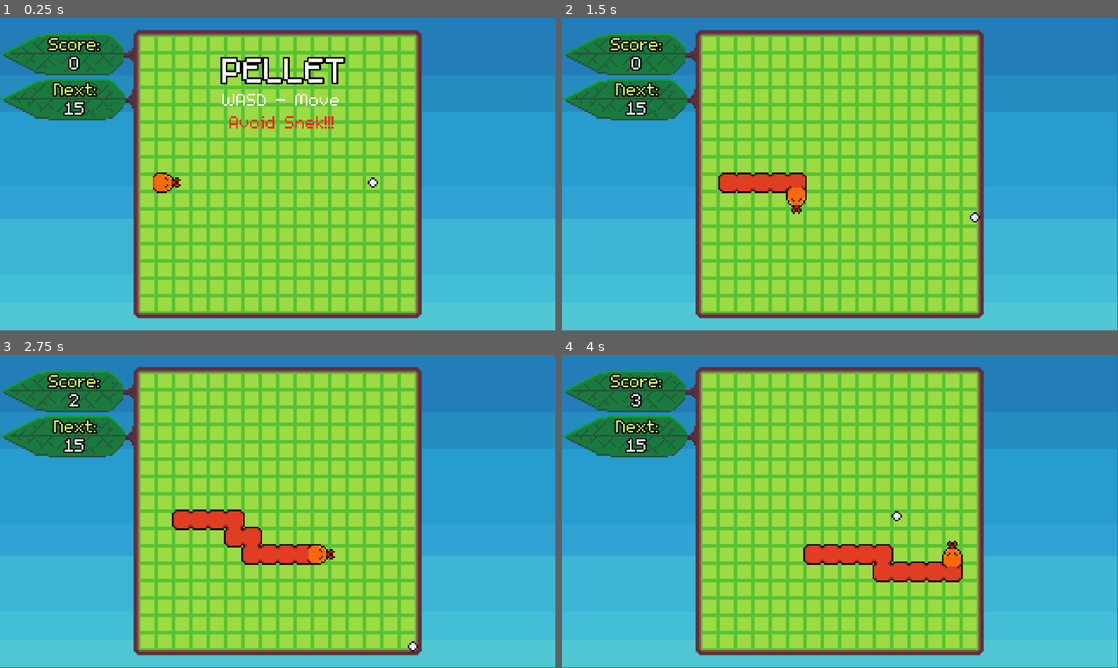
Above: before the commit, frames 1-4 (two rows, left to right).
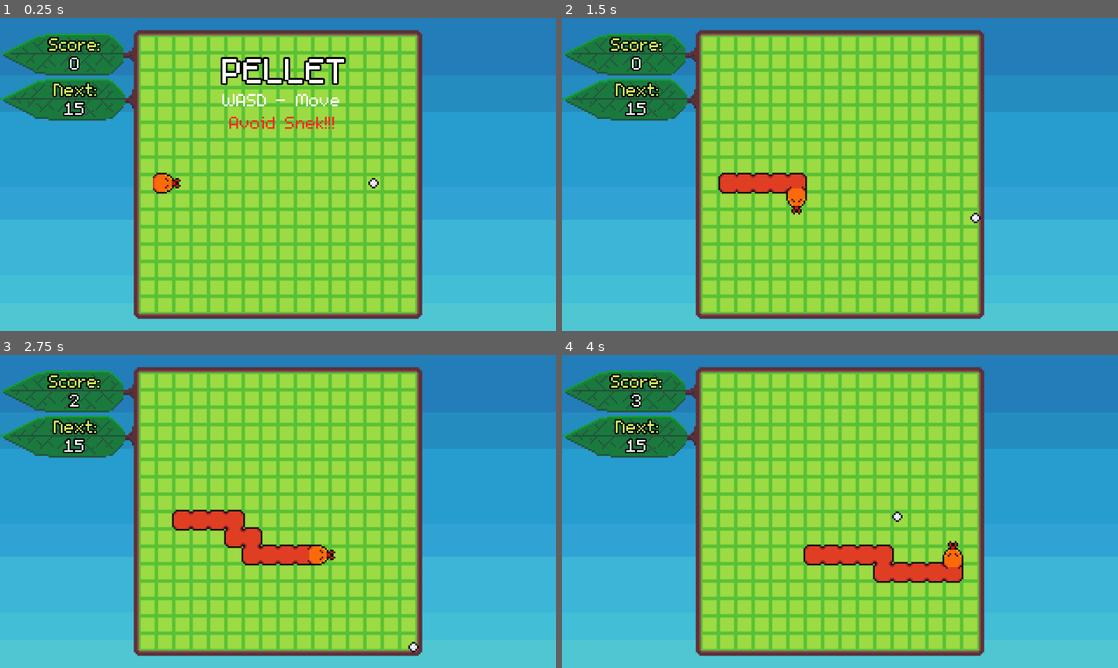
Above: after the commit, the same moments.

Repository: bdunko/Pellet
Game: Godot game, scene res://main.tscn
Same seed, same stepped clock (60 frames per second), same inputs: the game is played once before the commit and once after it.
Inputs:
- Up to frame 1 (0.25 s): no input
- Up to frame 2 (1.5 s): tap Enter at 0.5 s; hold D (right) 0.53-1.28 s; hold S (down) from 1.28 s (still down)
- Up to frame 3 (2.75 s): release S (down) at 2.03 s; hold D (right) from 2.03 s (still down)
- Up to frame 4 (4 s): release D (right) at 2.78 s; hold W (up) 2.78-3.53 s; hold A (left) from 3.53 s (still down)
In our replay, the window is 799x449 before the commit and 800x450 after it. These sizes can differ from the game's own. Grey fills any space a smaller window leaves; there, only what the larger window draws over its background counts as a difference.

The runs differ from the first frame. In frame 1, 6.4% of the frame differs, in the area x 0-100%, y 0-97%; in frame 2, 5.8%; in frame 3, 5.8%; in frame 4, 6.0%.

Commit message:
First export

Diff:
--- a/project.godot
+++ b/project.godot
@@ -21,11 +21,9 @@
 
 [display]
 
-window/size/viewport_width=320
-window/size/viewport_height=180
-window/size/window_width_override=1920
-window/size/window_height_override=1080
-window/stretch/scale=6.0
+window/size/viewport_width=1280
+window/size/viewport_height=720
+window/stretch/scale=4.0
 
 [gui]
 
Not shown, added: export_presets.cfg
Not shown, added: exports/PelletV1.zip
